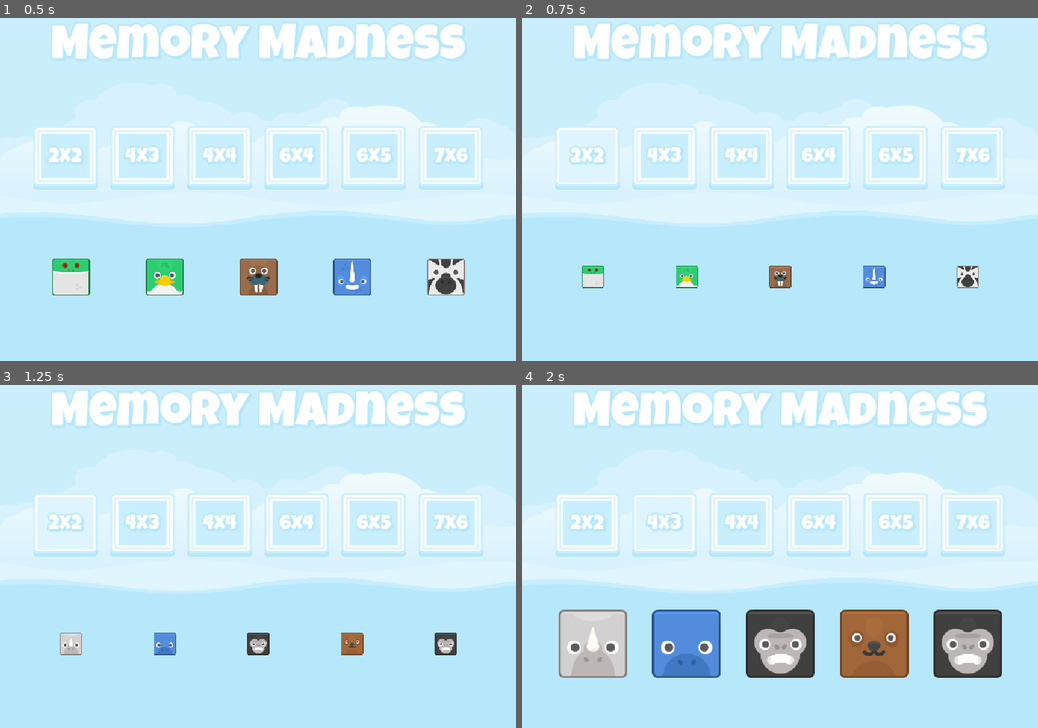
Above: before the commit, frames 1-4 (two rows, left to right).
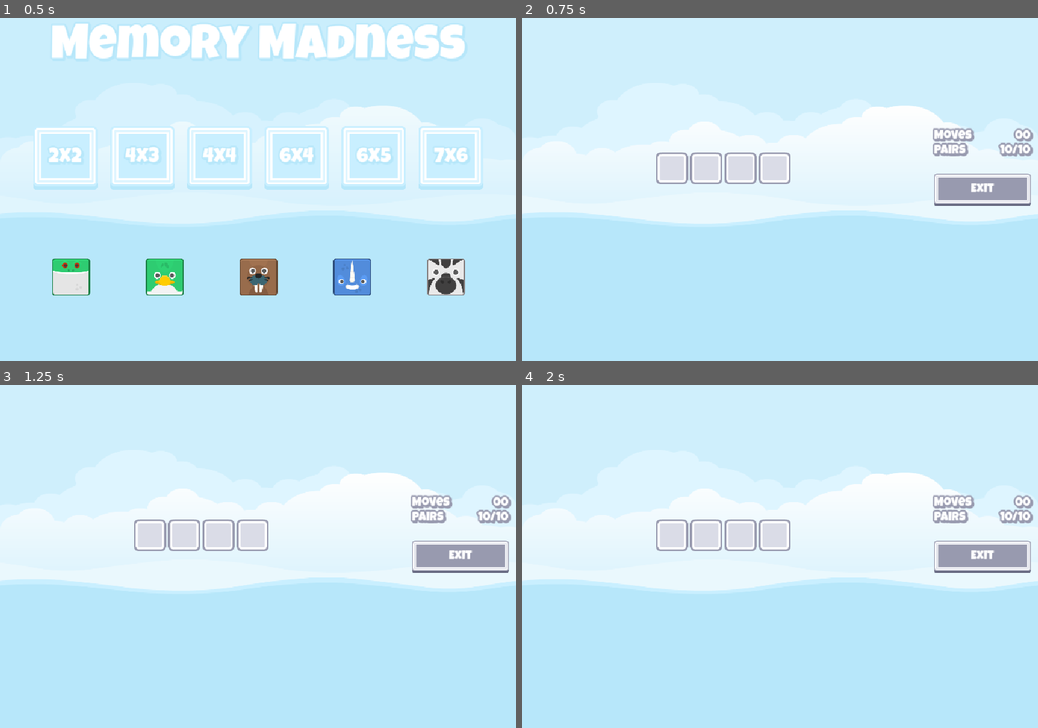
Above: after the commit, the same moments.

Repository: Edwin-Aguirre/Memory-Madness
Game: Godot game, scene res://scenes/master.tscn
The game is run twice, just before and just after one commit, with the same random seed, the same clock (stepped at 60 frames per second) and the same inputs.
Inputs (mouse positions are in pixels of both pictures, inside the frame that each line leads up to):
- Up to frame 1 (0.5 s): no input
- Up to frame 2 (0.75 s): click "2x2" at 0.5 s
- Up to frame 3 (1.25 s): no input
- Up to frame 4 (2 s): click (666, 525) at 1.25 s, where only the run before the commit has a clickable "4x3"

Frame 1 is identical in both runs. In frame 2, 16% of the frame differs, in the area x 6-100%, y 1-79%; in frame 3, 16%; in frame 4, 29%, in the area x 6-100%, y 1-86%.

Commit message:
Added UI Navigation

Diff:
--- a/globals/signal_hub.gd
+++ b/globals/signal_hub.gd
@@ -1 +1,13 @@
 extends Node
+
+
+signal on_level_selected(level_num: int)
+signal on_game_exit_pressed
+
+
+func emit_on_level_selected(level_num: int) -> void:
+	on_level_selected.emit(level_num)
+
+
+func emit_on_game_exit_pressed() -> void:
+	on_game_exit_pressed.emit()
--- a/globals/sound_manager.gd
+++ b/globals/sound_manager.gd
@@ -1 +1,36 @@
 extends Node
+
+
+const SOUND_MAIN_MENU: String = "main"
+const SOUND_IN_GAME: String = "ingame"
+const SOUND_SUCCESS: String = "success"
+const SOUND_GAME_OVER: String = "gameover"
+const SOUND_SELECT_TILE: String = "tile"
+const SOUND_SELECT_BUTTON: String = "button"
+
+
+const SOUNDS: Dictionary[String, AudioStream] = {
+	SOUND_MAIN_MENU: preload("res://assets/sounds/bgm_action_3.mp3"),
+	SOUND_IN_GAME: preload("res://assets/sounds/bgm_action_4.mp3"),
+	SOUND_SUCCESS: preload("res://assets/sounds/sfx_sounds_fanfare3.wav"),
+	SOUND_GAME_OVER: preload("res://assets/sounds/sfx_sounds_powerup12.wav"),
+	SOUND_SELECT_TILE: preload("res://assets/sounds/sfx_sounds_impact1.wav"),
+	SOUND_SELECT_BUTTON: preload("res://assets/sounds/sfx_sounds_impact7.wav")
+}
+
+
+func play_sound(player: AudioStreamPlayer, key: String) -> void:
+	if SOUNDS.has(key) == false:
+		return
+
+	player.stop()
+	player.stream = SOUNDS[key]
+	player.play()
+
+
+func play_button_click(player: AudioStreamPlayer) -> void:
+	play_sound(player, SOUND_SELECT_BUTTON)
+
+
+func play_tile_click(player: AudioStreamPlayer) -> void:
+	play_sound(player, SOUND_SELECT_TILE)
--- /dev/null
+++ b/resources/game_ui_text.tres
@@ -0,0 +1,12 @@
+[gd_resource type="LabelSettings" load_steps=2 format=3 uid="uid://bmqjdjpt030nq"]
+
+[ext_resource type="FontFile" uid="uid://c2qxfgw30bx0k" path="res://assets/fonts/LuckiestGuy-Regular.ttf" id="1_kupts"]
+
+[resource]
+font = ExtResource("1_kupts")
+font_size = 24
+outline_size = 12
+outline_color = Color(0.596078, 0.603922, 0.686275, 1)
+shadow_size = 10
+shadow_color = Color(0.596078, 0.603922, 0.686275, 1)
+shadow_offset = Vector2(3, 3)
--- /dev/null
+++ b/scenes/game.tscn
@@ -0,0 +1,111 @@
+[gd_scene load_steps=7 format=3 uid="uid://swepxc7wp434"]
+
+[ext_resource type="Script" uid="uid://ccepy0cnobb4e" path="res://scripts/game.gd" id="1_p57ef"]
+[ext_resource type="Texture2D" uid="uid://cm2s500xrmuul" path="res://assets/ui/check_square_color.png" id="1_yqjtg"]
+[ext_resource type="LabelSettings" uid="uid://bmqjdjpt030nq" path="res://resources/game_ui_text.tres" id="2_lnu2h"]
+[ext_resource type="Texture2D" uid="uid://bcp37muwpoct1" path="res://assets/ui/button_rectangle_depth_border.png" id="3_iywne"]
+[ext_resource type="Texture2D" uid="uid://b6mbqywwba2nd" path="res://assets/ui/button_rectangle_flat.png" id="4_p57ef"]
+[ext_resource type="Texture2D" uid="uid://dn321yu7sdwra" path="res://assets/ui/button_rectangle_depth_flat.png" id="5_u5sy4"]
+
+[node name="Game" type="Control"]
+layout_mode = 3
+anchors_preset = 15
+anchor_right = 1.0
+anchor_bottom = 1.0
+grow_horizontal = 2
+grow_vertical = 2
+script = ExtResource("1_p57ef")
+
+[node name="HB" type="HBoxContainer" parent="."]
+layout_mode = 1
+anchors_preset = 15
+anchor_right = 1.0
+anchor_bottom = 1.0
+grow_horizontal = 2
+grow_vertical = 2
+
+[node name="GridContainer" type="GridContainer" parent="HB"]
+layout_mode = 2
+size_flags_horizontal = 6
+size_flags_vertical = 4
+columns = 6
+
+[node name="TextureRect" type="TextureRect" parent="HB/GridContainer"]
+layout_mode = 2
+texture = ExtResource("1_yqjtg")
+
+[node name="TextureRect2" type="TextureRect" parent="HB/GridContainer"]
+layout_mode = 2
+texture = ExtResource("1_yqjtg")
+
+[node name="TextureRect3" type="TextureRect" parent="HB/GridContainer"]
+layout_mode = 2
+texture = ExtResource("1_yqjtg")
+
+[node name="TextureRect4" type="TextureRect" parent="HB/GridContainer"]
+layout_mode = 2
+texture = ExtResource("1_yqjtg")
+
+[node name="MC" type="MarginContainer" parent="HB"]
+custom_minimum_size = Vector2(200, 0)
+layout_mode = 2
+theme_override_constants/margin_left = 15
+theme_override_constants/margin_right = 15
+
+[node name="VB" type="VBoxContainer" parent="HB/MC"]
+layout_mode = 2
+size_flags_vertical = 4
+
+[node name="HB" type="HBoxContainer" parent="HB/MC/VB"]
+layout_mode = 2
+
+[node name="MovesTextLabel" type="Label" parent="HB/MC/VB/HB"]
+layout_mode = 2
+size_flags_horizontal = 3
+text = "Moves"
+label_settings = ExtResource("2_lnu2h")
+
+[node name="MovesLabel" type="Label" parent="HB/MC/VB/HB"]
+layout_mode = 2
+text = "00"
+label_settings = ExtResource("2_lnu2h")
+
+[node name="HB2" type="HBoxContainer" parent="HB/MC/VB"]
+layout_mode = 2
+
+[node name="PairsTextLabel" type="Label" parent="HB/MC/VB/HB2"]
+layout_mode = 2
+size_flags_horizontal = 3
+text = "Pairs"
+label_settings = ExtResource("2_lnu2h")
+
+[node name="PairsLabel" type="Label" parent="HB/MC/VB/HB2"]
+layout_mode = 2
+text = "10/10"
+label_settings = ExtResource("2_lnu2h")
+
+[node name="Control" type="Control" parent="HB/MC/VB"]
+custom_minimum_size = Vector2(0, 24)
+layout_mode = 2
+
+[node name="ExitButton" type="TextureButton" parent="HB/MC/VB"]
+layout_mode = 2
+size_flags_horizontal = 4
+size_flags_vertical = 4
+texture_normal = ExtResource("3_iywne")
+texture_pressed = ExtResource("4_p57ef")
+texture_hover = ExtResource("5_u5sy4")
+
+[node name="PairsLabel" type="Label" parent="HB/MC/VB/ExitButton"]
+layout_mode = 1
+anchors_preset = 15
+anchor_right = 1.0
+anchor_bottom = 1.0
+grow_horizontal = 2
+grow_vertical = 2
+text = "Exit"
+label_settings = ExtResource("2_lnu2h")
+horizontal_alignment = 1
+vertical_alignment = 1
+
+[connection signal="pressed" from="HB/MC/VB/ExitButton" to="." method="_on_exit_button_pressed"]
--- a/scenes/master.tscn
+++ b/scenes/master.tscn
@@ -1,8 +1,9 @@
-[gd_scene load_steps=4 format=3 uid="uid://c453samaygkle"]
+[gd_scene load_steps=5 format=3 uid="uid://c453samaygkle"]
 
 [ext_resource type="Texture2D" uid="uid://bq3kchwh1ins2" path="res://assets/images/backgroundEmpty.png" id="1_aynem"]
 [ext_resource type="Script" uid="uid://cvproe381plna" path="res://scripts/master.gd" id="1_jooxx"]
 [ext_resource type="PackedScene" uid="uid://dcqafhitn07mp" path="res://scenes/main.tscn" id="3_rnotf"]
+[ext_resource type="PackedScene" uid="uid://swepxc7wp434" path="res://scenes/game.tscn" id="4_h2qy3"]
 
 [node name="Master" type="Control"]
 layout_mode = 3
@@ -27,3 +28,7 @@
 
 [node name="Main" parent="." instance=ExtResource("3_rnotf")]
 layout_mode = 1
+
+[node name="Game" parent="." instance=ExtResource("4_h2qy3")]
+visible = false
+layout_mode = 1
--- /dev/null
+++ b/scripts/game.gd
@@ -0,0 +1,15 @@
+extends Control
+
+
+# Called when the node enters the scene tree for the first time.
+func _ready() -> void:
+	pass # Replace with function body.
+
+
+# Called every frame. 'delta' is the elapsed time since the previous frame.
+func _process(_delta: float) -> void:
+	pass
+
+
+func _on_exit_button_pressed() -> void:
+	SignalHub.emit_on_game_exit_pressed()
--- a/scripts/level_button.gd
+++ b/scripts/level_button.gd
@@ -17,4 +17,4 @@
 
 
 func _on_pressed() -> void:
-	pass # Replace with function body.
+	SignalHub.emit_on_level_selected(level_number)
--- a/scripts/master.gd
+++ b/scripts/master.gd
@@ -1,7 +1,31 @@
 extends Control
+
+
+@onready var music: AudioStreamPlayer = $Music
+@onready var main: Control = $Main
+@onready var game: Control = $Game
 
 
 # Called when the node enters the scene tree for the first time.
 func _ready() -> void:
-	var st = LevelDataSelector.get_level_setting(1)
-	pass
+	on_game_exit_pressed()
+
+
+func _enter_tree() -> void:
+	SignalHub.on_level_selected.connect(on_level_selected)
+	SignalHub.on_game_exit_pressed.connect(on_game_exit_pressed)
+
+
+func show_game(s: bool) -> void:
+	game.visible = s
+	main.visible = !s
+
+
+func on_level_selected(_level_num: int) -> void:
+	SoundManager.play_sound(music, SoundManager.SOUND_IN_GAME)
+	show_game(true)
+
+
+func on_game_exit_pressed() -> void:
+	SoundManager.play_sound(music, SoundManager.SOUND_MAIN_MENU)
+	show_game(false)
Binary file changed: assets/ui/button_rectangle_depth_border.png
Binary file changed: assets/ui/button_rectangle_depth_flat.png
Binary file changed: assets/ui/button_rectangle_flat.png
Not shown, added: scripts/game.gd.uid
